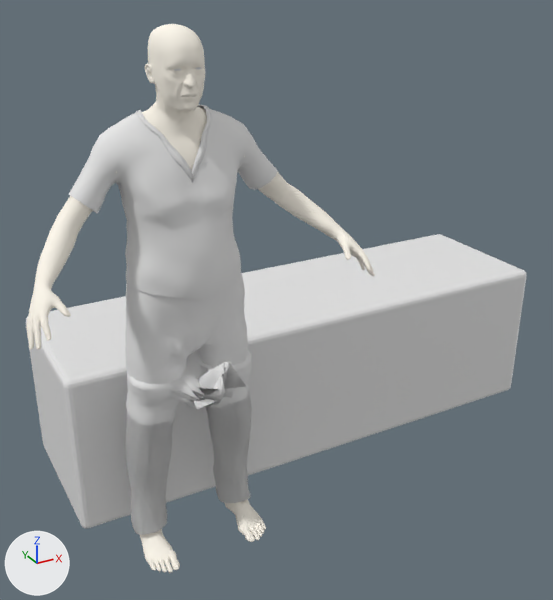
The Blender file blend/man/m1_A0_Exchange_supertubular_catheter.blend: old version first, new version second.
Before and after are seen from a 50 mm camera at (-0.98, -2.53, 2.25) aimed at (0.55, 0.26, 0.86). The axes (+X, +Y, +Z) are drawn at lower left. The lights are the same throughout.

Objects in the first picture: 'Cube', 'M1:Adult_male_genitalia', 'M1:Harvey_fscrubbottoms2', 'M1:Harvey_fscrubbottoms2_Down', 'M1:Harvey_fscrubtop2'.
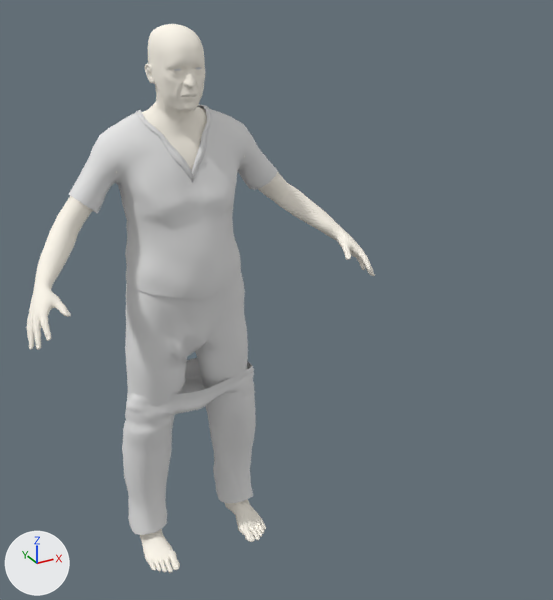
Commit message: Worked with with adding catheter to patient

Boxes [x1, y1, x2, y2] around the edits, measured in the pictures (553 x 600 px):
'Cube', hidden: before [26, 234, 527, 529]
'PantsDown', added: after [122, 358, 256, 535]
'M1:Harvey_fscrubbottoms2_Down', deleted: before [126, 350, 252, 425]

Edits to the bpy script that builds the scene:
```text
Add me_plane:
    me_plane.from_pydata(...)  # 1021 vertices, 986 faces; spans x -0.298..0.303, y -0.199..0.051, z 0.073..0.773
    me_plane.polygons.foreach_set('use_smooth', [True] * 986)
    me_plane.materials.append(mat_w0_harvey_fscrubtop2_harvey_fscrubtop2)  # white #e7e7e7
Change ob_cube:
    add ob_cube.hide_set(True)  # its collection is switched off
Remove ob_m1_harvey_fscrubbottoms2_down:
    ob_m1_harvey_fscrubbottoms2_down = bpy.data.objects.new('M1:Harvey_fscrubbottoms2_Down', me_m1_harvey_fscrubbottoms2_003)
    ob_m1_harvey_fscrubbottoms2_down.location = (0.0, 0.0, 0.0)
Add ob_pantsdown:
    ob_pantsdown = bpy.data.objects.new('PantsDown', me_plane)
    ob_pantsdown.location = (0.0, 0.05, 0.0)
    ob_pantsdown.scale = (0.954, 1.0, 1.0)
```
